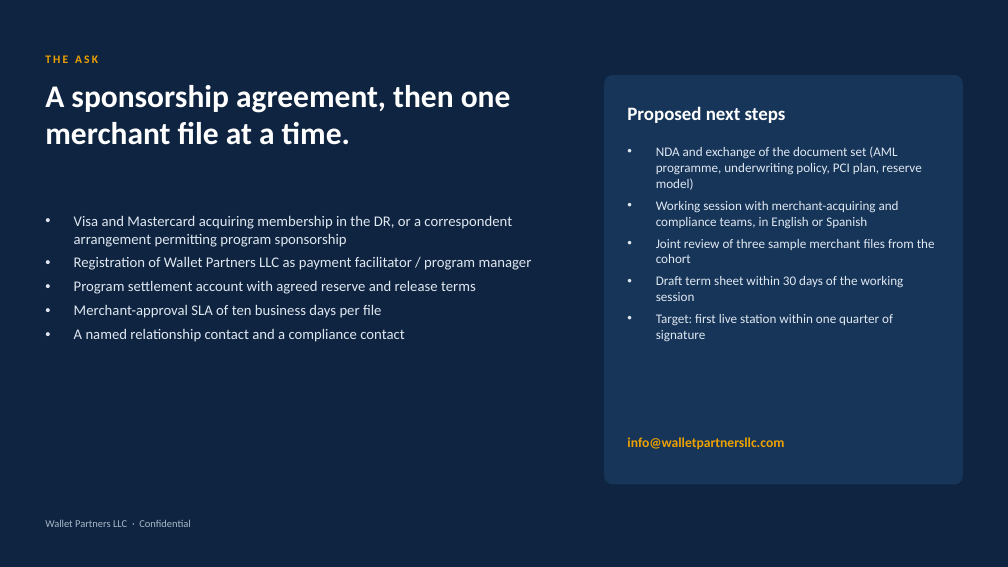
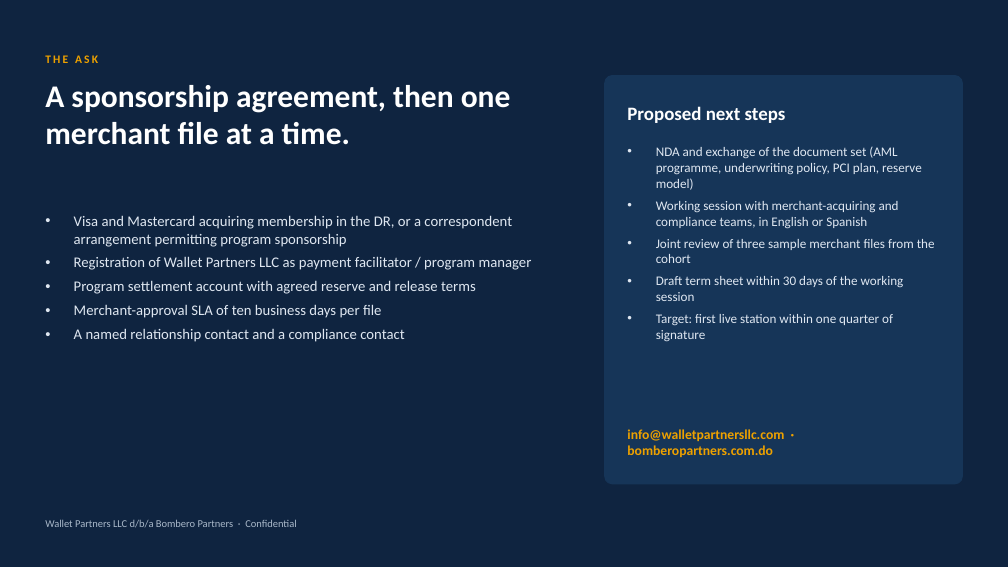
Before and after one commit to arullo1980/Family-Pharmacy, a slide deck: slide 16 of deck/Wallet-Partners-Sponsor-Bank-Deck.pptx. Drawn at 1008x567 pixels with LibreOffice and Linux fonts; fonts in the diff are those of the drawing. Boxes give left, top, right and bottom in pixels: in the first picture for what was removed or moved away, otherwise in the second. Text is boxed around its words. In the diff, an @@ line names an element or a change of style, - is before the commit and + after.

```diff
--- a/deck/Wallet-Partners-Sponsor-Bank-Deck.pptx
+++ b/deck/Wallet-Partners-Sponsor-Bank-Deck.pptx
@@ text at (x1=627, y1=429, x2=784, y2=457): text changed @@
-info@walletpartnersllc.com
+info@walletpartnersllc.com · bomberopartners.com.do
@@ text at (x1=45, y1=520, x2=296, y2=528): text changed @@
-Wallet Partners LLC · Confidential
+Wallet Partners LLC d/b/a Bombero Partners · Confidential
```
Also in this commit, not shown: 16 other slides changed, 50 other files.
